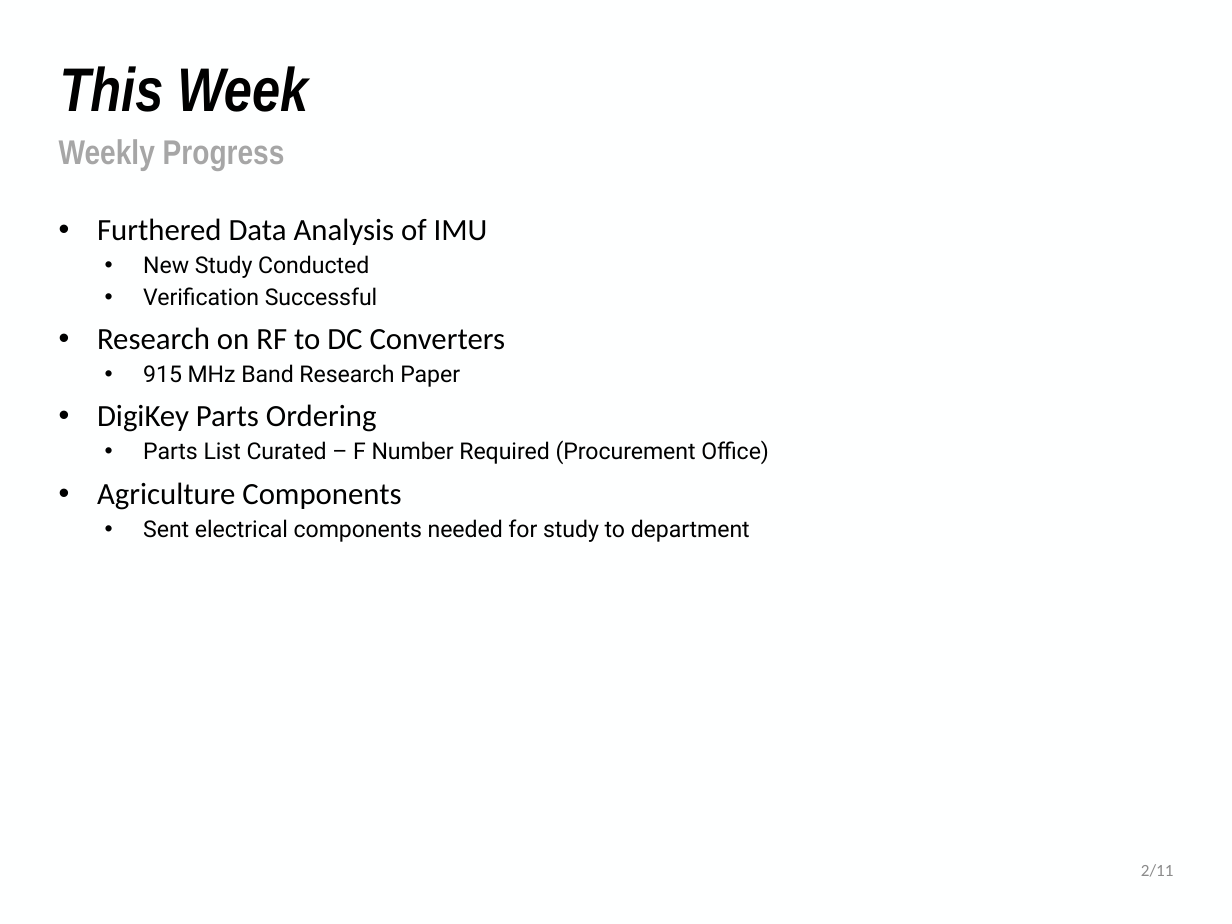
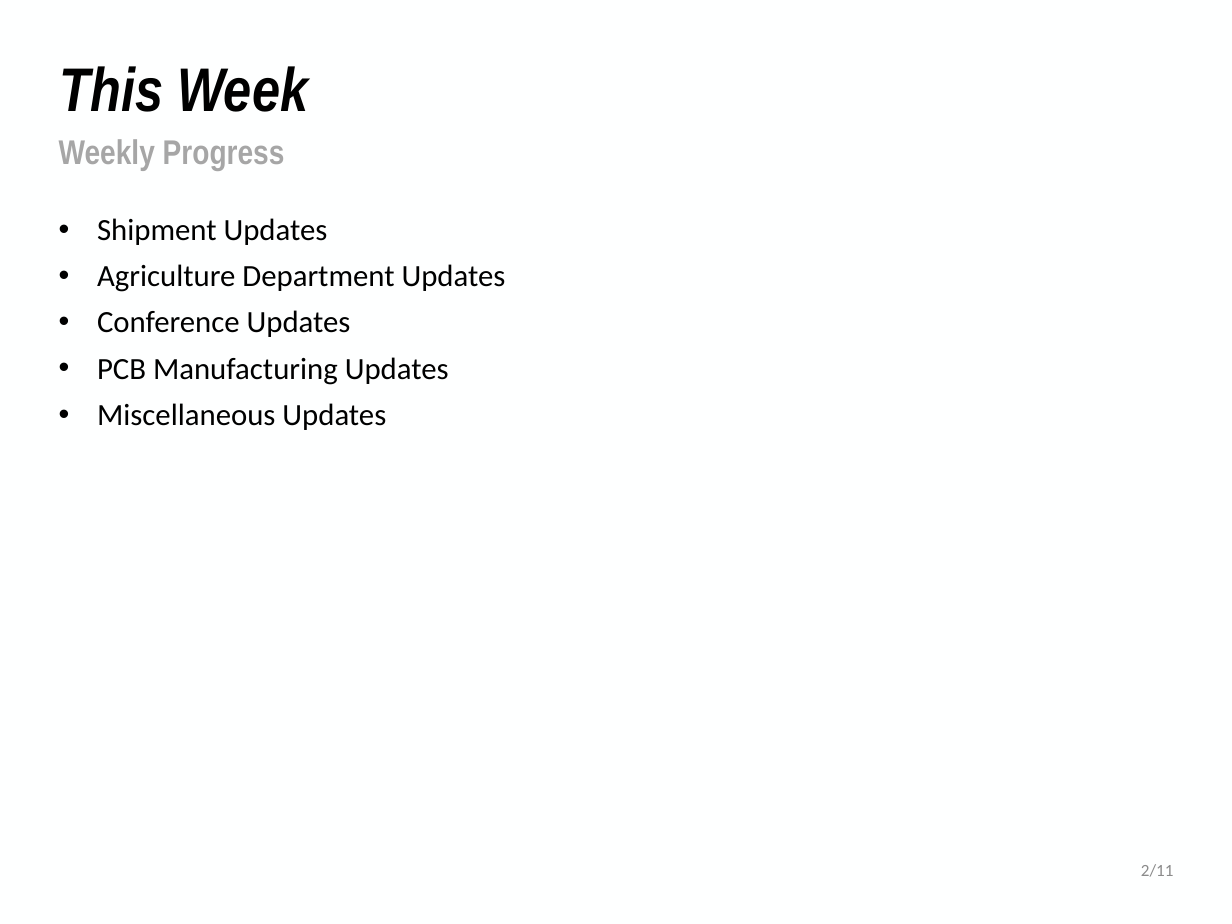
Before and after one commit to NHuang58/Biomedical_Device_PCB, a slide deck: slide 2 of Documentation/Slides/Week_22.pptx. Drawn at 1232x924 pixels with LibreOffice and Linux fonts; fonts in the diff are those of the drawing; background and template pictures are left out. Boxes give left, top, right and bottom in pixels: in the first picture for what was removed or moved away, otherwise in the second. Text is boxed around its words. In the diff, an @@ line names an element or a change of style, - is before the commit and + after.

```diff
--- a/Documentation/Slides/Week_22.pptx
+++ b/Documentation/Slides/Week_22.pptx
@@ text at [97,218,506,430]: text changed; size 13.5 to 18 pt; font Roboto to Calibri @@
-• Furthered Data Analysis of IMU
-  • New Study Conducted
-  • Verification Successful
-• Research on RF to DC Converters
-  • 915 MHz Band Research Paper
-• DigiKey Parts Ordering
-  • Parts List Curated – F Number Required (Procurement Office)
-• Agriculture Components
-  • Sent electrical components needed for study to department
+• Shipment Updates
+• Agriculture Department Updates
+• Conference Updates
+• PCB Manufacturing Updates
+• Miscellaneous Updates
```
Also in this commit, not shown: 1 other slide changed, 5 slides added, 9 other files.
